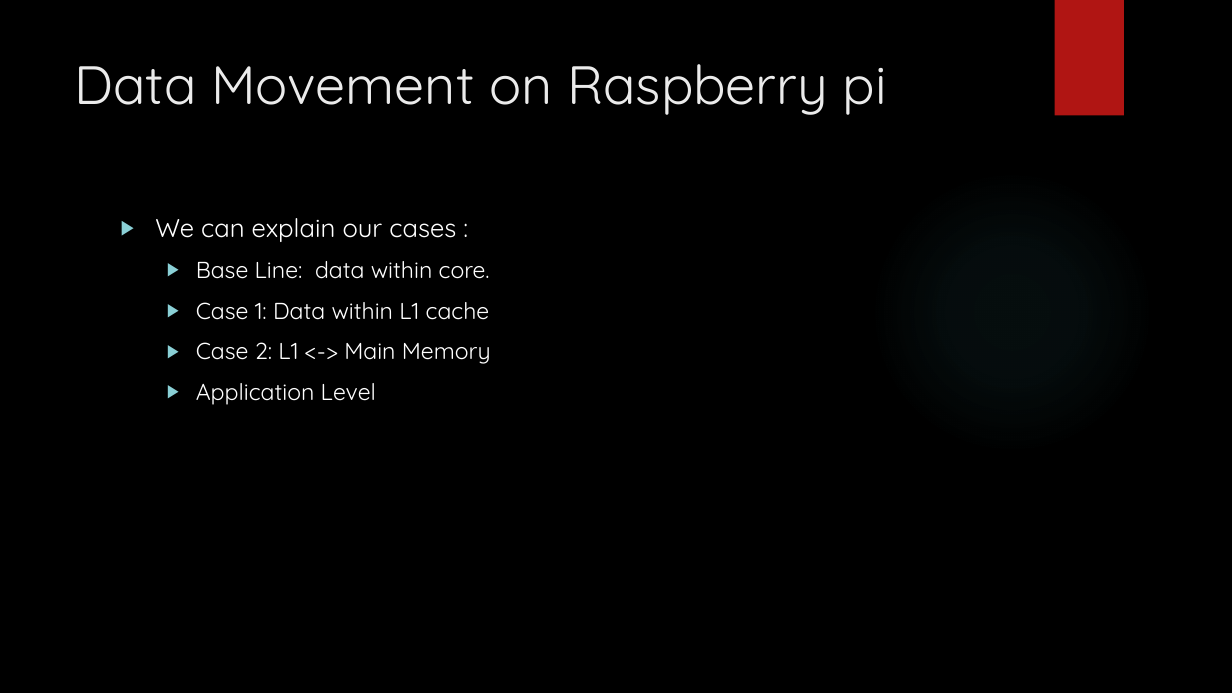
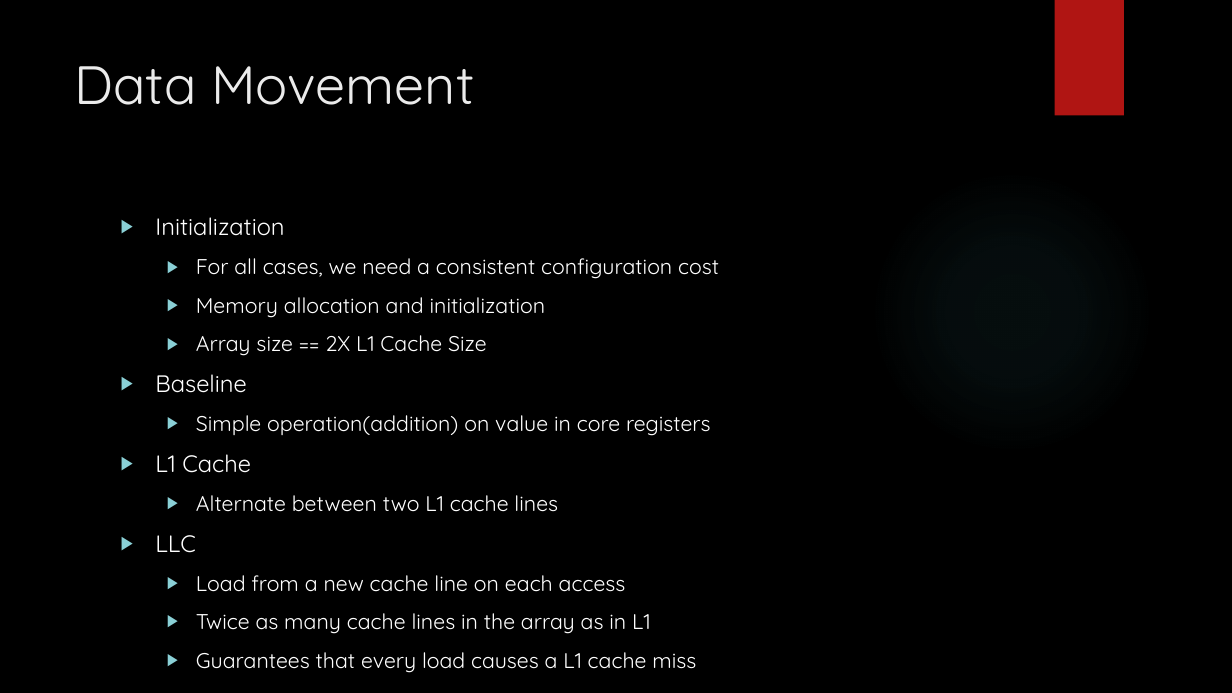
Before and after one commit to jasongraalum/CS533_Spring2018_Group2_Project, a slide deck: slide 6 of documents/Outline for Presentation.pptx (slide 5 before the commit). Drawn at 1232x693 pixels with LibreOffice and Linux fonts; fonts in the diff are those of the drawing; background and template pictures are left out. Boxes give left, top, right and bottom in pixels: in the first picture for what was removed or moved away, otherwise in the second. Text is boxed around its words. In the diff, an @@ line names an element or a change of style, - is before the commit and + after.

```diff
--- a/documents/Outline for Presentation.pptx
+++ b/documents/Outline for Presentation.pptx
@@ title at (x1=75, y1=66, x2=474, y2=105): text changed @@
-Data Movement on Raspberry pi
+Data Movement
@@ text at (x1=155, y1=217, x2=719, y2=673): text changed; size 18 to 16.6 pt @@
-▶ We can explain our cases :
-  ▶ Base Line: data within core.
-  ▶ Case 1: Data within L1 cache
-  ▶ Case 2: L1 <-> Main Memory
-  ▶ Application Level
+▶ Initialization
+  ▶ For all cases, we need a consistent configuration cost
+  ▶ Memory allocation and initialization
+  ▶ Array size == 2X L1 Cache Size
+▶ Baseline
+  ▶ Simple operation(addition) on value in core registers
+▶ L1 Cache
+  ▶ Alternate between two L1 cache lines
+▶ LLC
+  ▶ Load from a new cache line on each access
+  ▶ Twice as many cache lines in the array as in L1
+  ▶ Guarantees that every load causes a L1 cache miss
```
Also in this commit, not shown: 3 slides added, 2 slides removed.
